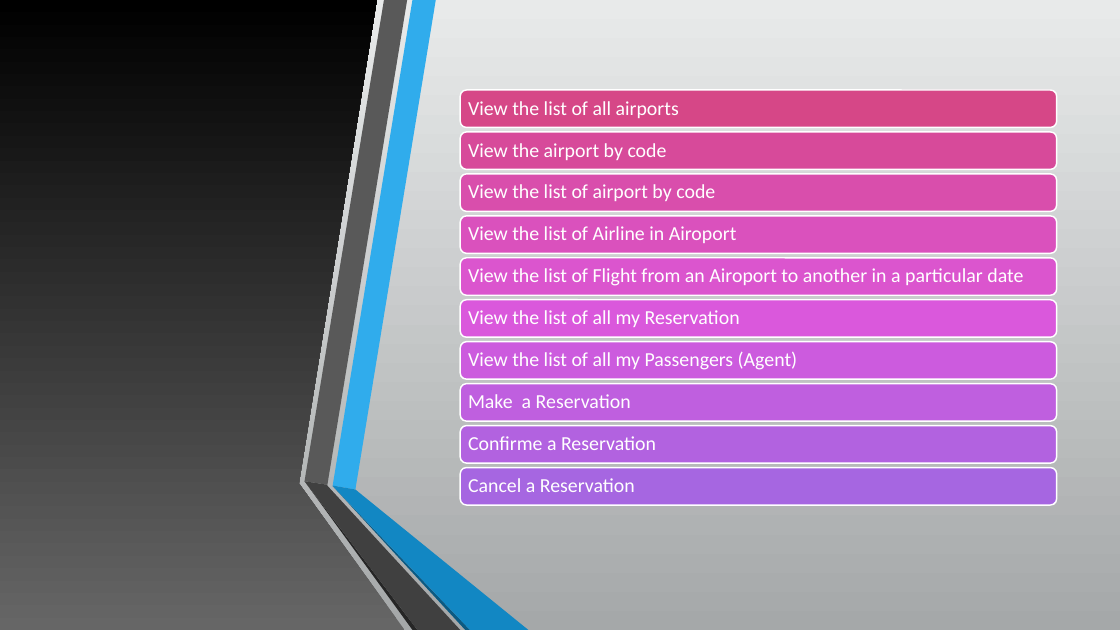
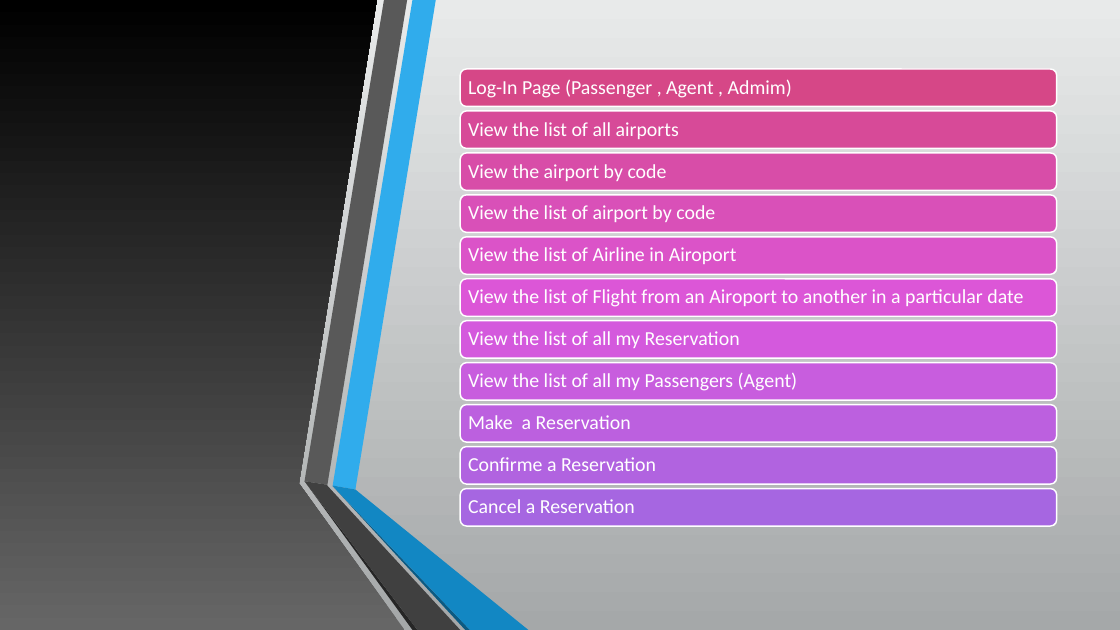
Before and after one commit to LACHHABAYOUB/MPPPROJECTAIRLINE, a slide deck: slide 8 of src/Additional/Presentation/PresentationAirlineReservationSystem.pptx (slide 6 before the commit). Drawn at 1120x630 pixels with LibreOffice and Linux fonts; fonts in the diff are those of the drawing. Boxes give left, top, right and bottom in pixels: in the first picture for what was removed or moved away, otherwise in the second. Text is boxed around its words. In the diff, an @@ line names an element or a change of style, - is before the commit and + after.

```diff
--- a/src/Additional/Presentation/PresentationAirlineReservationSystem.pptx
+++ b/src/Additional/Presentation/PresentationAirlineReservationSystem.pptx
@@ text added at (468,79,792,98), 17 pt, text #FFFFFF @@
+Log-In Page (Passenger , Agent , Admim)
@@ rounded rectangle at (460,111,1057,149): fill #D74A9A to #D74A98 @@
@@ rounded rectangle at (460,153,1057,191): fill #D94EAC to #D84DA8 @@
@@ rounded rectangle at (460,195,1057,233): fill #DA51BD to #D950B8 @@
@@ 7 rounded rectangles: place and size @@
-7 rounded rectangles at (460,90,1057,464)
+7 rounded rectangles at (460,69,1057,443)
@@ rounded rectangle at (460,237,1057,275): fill #DB55CE to #DB53C8 @@
@@ rounded rectangle: place and size @@
-rounded rectangle at (460,342,1057,380)
+rounded rectangle at (460,279,1057,317)
@@ rounded rectangle at (460,279,1057,317): fill #CC5BDE to #DC56D7 @@
@@ 10 texts, 2 rounded rectangles: place and size @@
-10 texts, 2 rounded rectangles at (460,101,1057,506)
+10 texts, 2 rounded rectangles at (460,122,1057,527)
@@ rounded rectangle at (460,321,1057,359): fill #DA58DC to #D459DD @@
@@ rounded rectangle at (460,363,1057,401): fill #BF5FDF to #C85DDE @@
@@ rounded rectangle at (460,405,1057,443): fill #B262E0 to #BC60DF @@
@@ rounded rectangle added at (460,447,1057,485), fill #B163E0, outline #FFFFFF 1.25 pt @@
```
Also in this commit, not shown: 1 other slide changed, 2 slides added, 1 other file.
